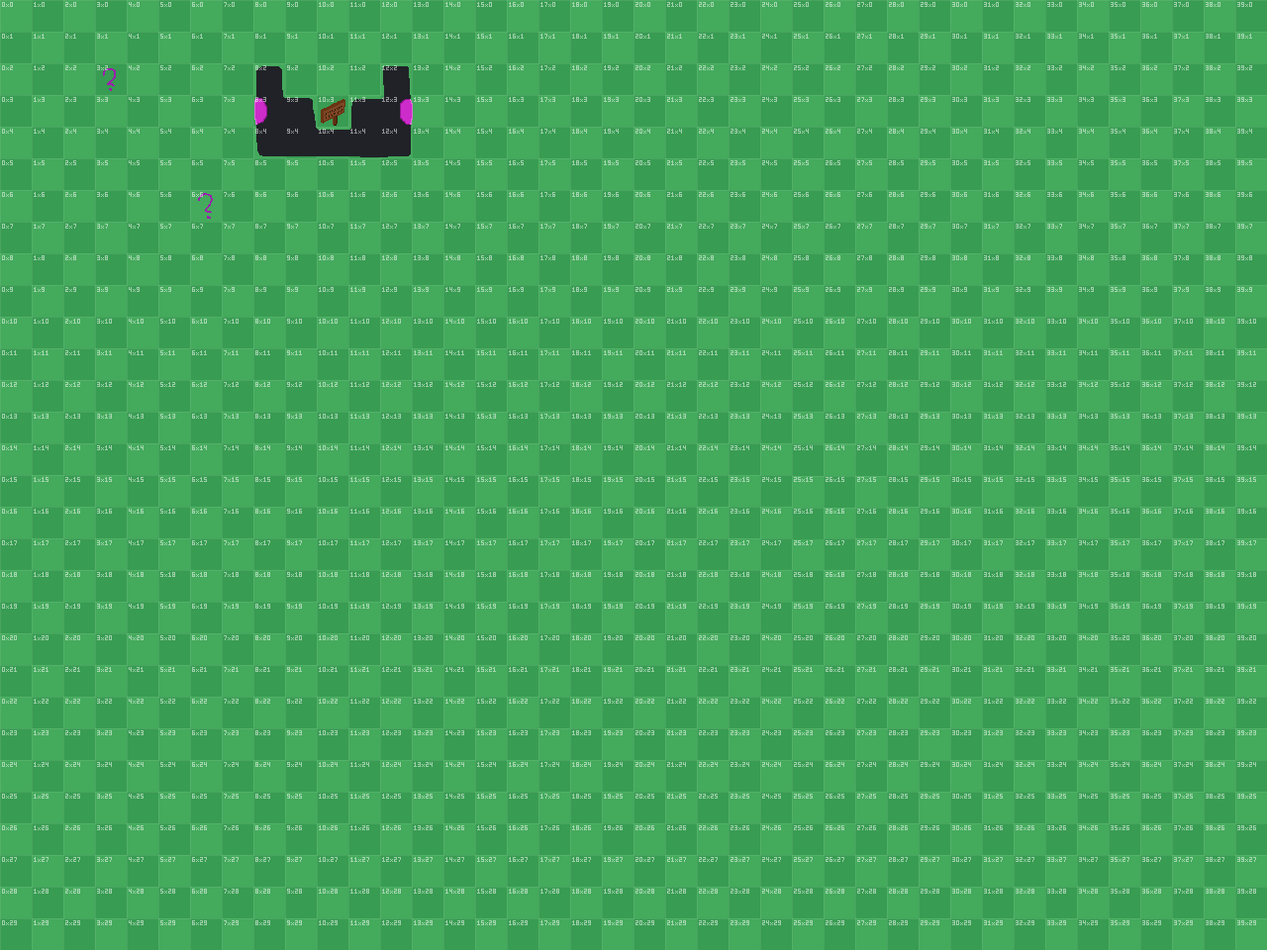
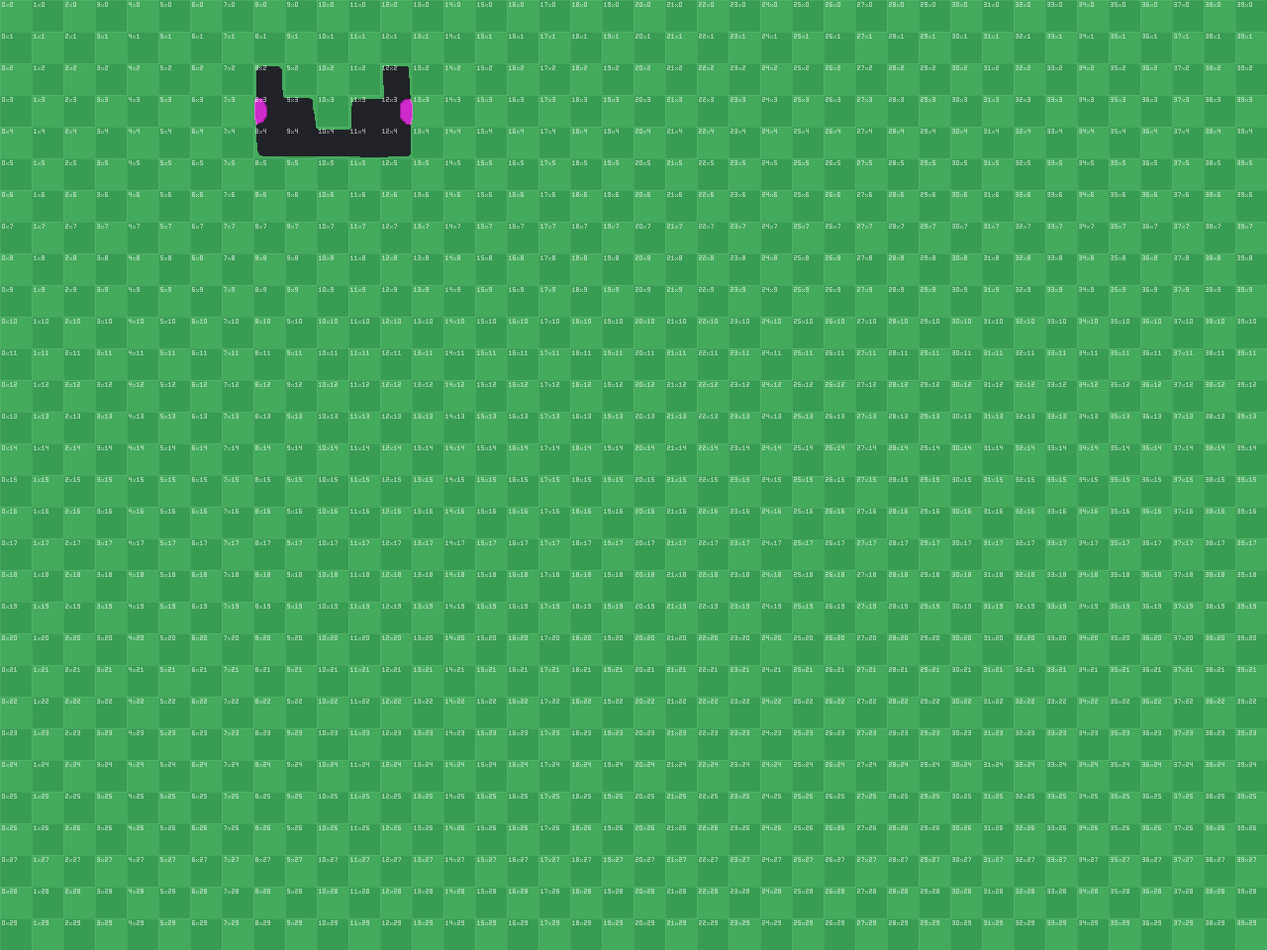
Comparing the layer stacks of the two 1267 × 950 images. Changes:
hid "Sign" over bbox(320, 98, 346, 126)
hid "Mark 2" over bbox(102, 68, 116, 92)
hid "Mark 1" over bbox(197, 192, 213, 219)
